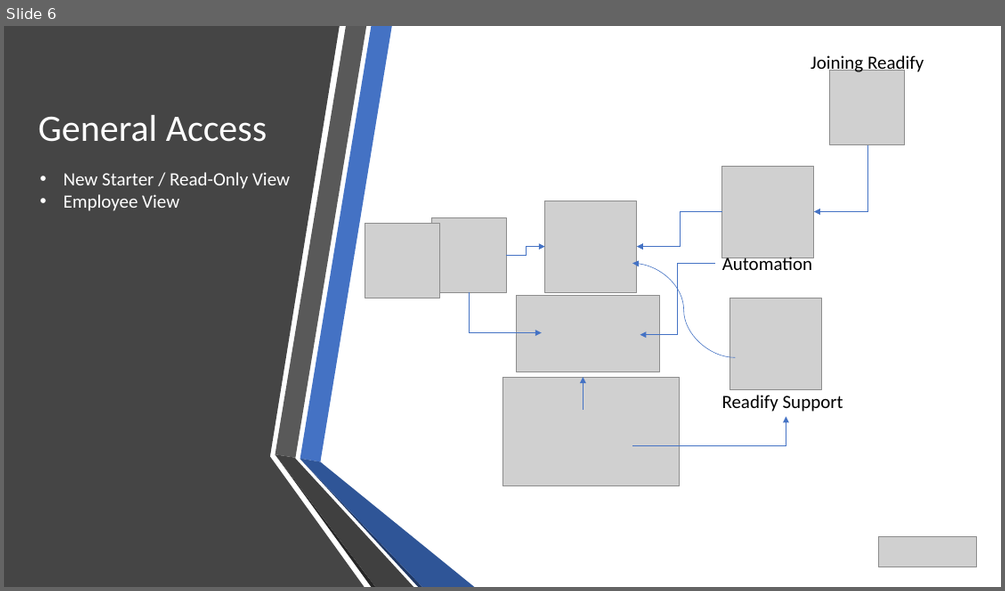
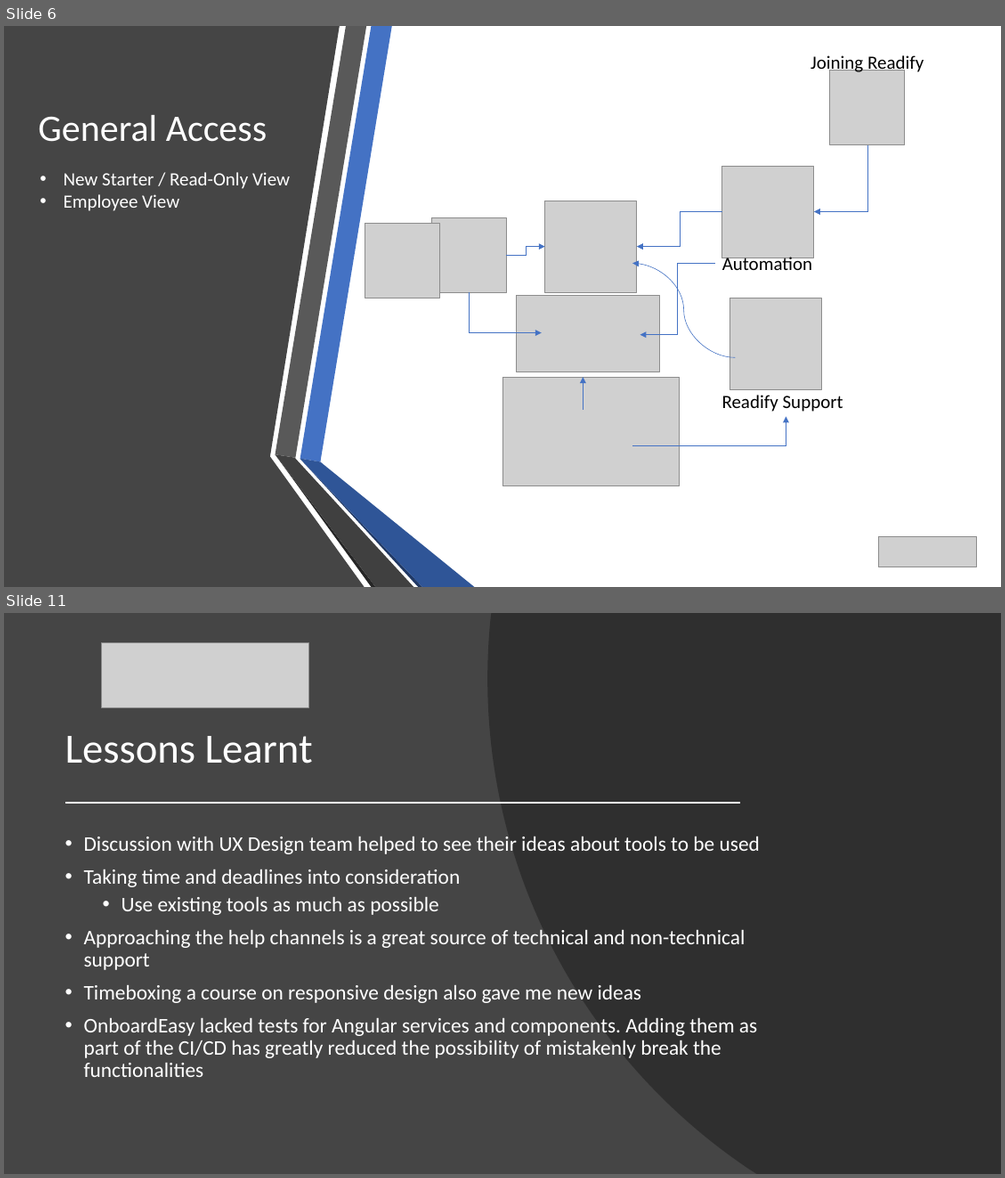
Before and after one commit to mehdikhaleghian/StudyNotes, a slide deck: OnboardEasy.pptx. Shown one above the other, each under a label of ours: slide 6 before the commit, slides 6 and 11 after it; the slides between them are not shown. The pictures are 1005x591 and 1005x1178 pixels, drawn with LibreOffice and Linux fonts; fonts in the diff are those of the drawing; grey boxes stand for pictures. Boxes give left, top, right and bottom in pixels: in the first picture for what was removed or moved away, otherwise in the second. Text is boxed around its words. In the diff, an @@ line names an element or a change of style, - is before the commit and + after.

```diff
--- a/OnboardEasy.pptx
+++ b/OnboardEasy.pptx
@@ slide 11 added at box(4, 613, 1001, 1174), background #454545 @@
@@ freeform shape added at box(488, 613, 1001, 1174), fill #262626 at 70% opacity @@
@@ picture added at box(101, 643, 309, 708) @@
@@ title added at box(65, 736, 313, 763), 40 pt, text #FFFFFF @@
+Lessons Learnt
@@ line added from (67, 803) to (740, 803), #FFFFFF 1.5 pt @@
@@ text added at box(84, 835, 760, 1077), 20 pt, text #FFFFFF @@
+• Discussion with UX Design team helped to see their ideas about tools to be used
+• Taking time and deadlines into consideration
+  • Use existing tools as much as possible
+• Approaching the help channels is a great source of technical and non-technical support
+• Timeboxing a course on responsive design also gave me new ideas
+• OnboardEasy lacked tests for Angular services and components. Adding them as part of the CI/CD has greatly reduced the possibility of mistakenly break the functionalities
```
Also in this commit, not shown: 3 slides changed, 9 other slides added, 5 other files.
